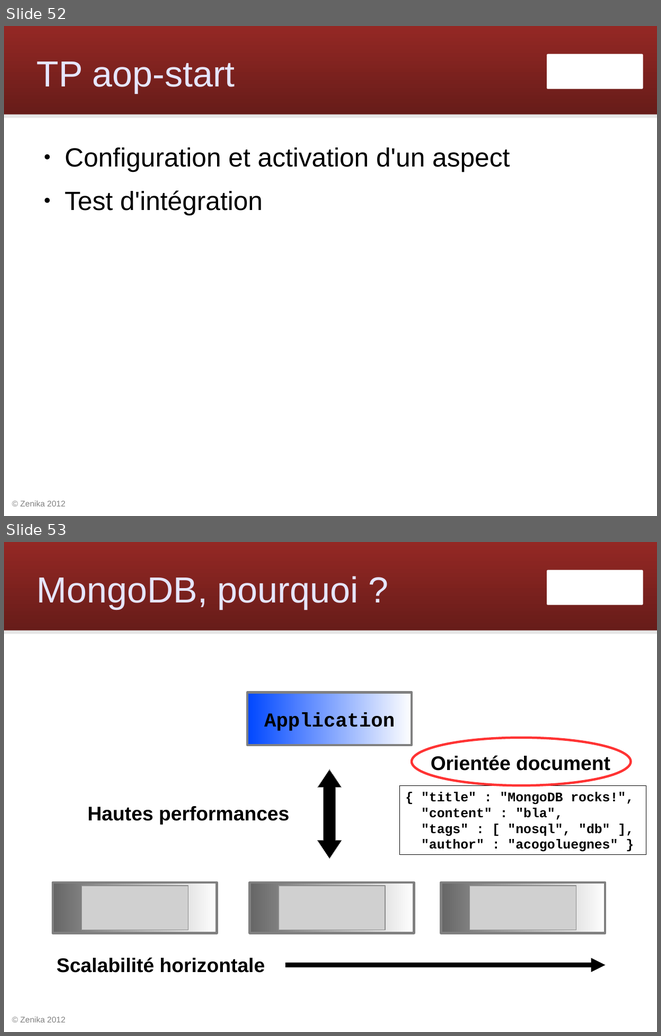
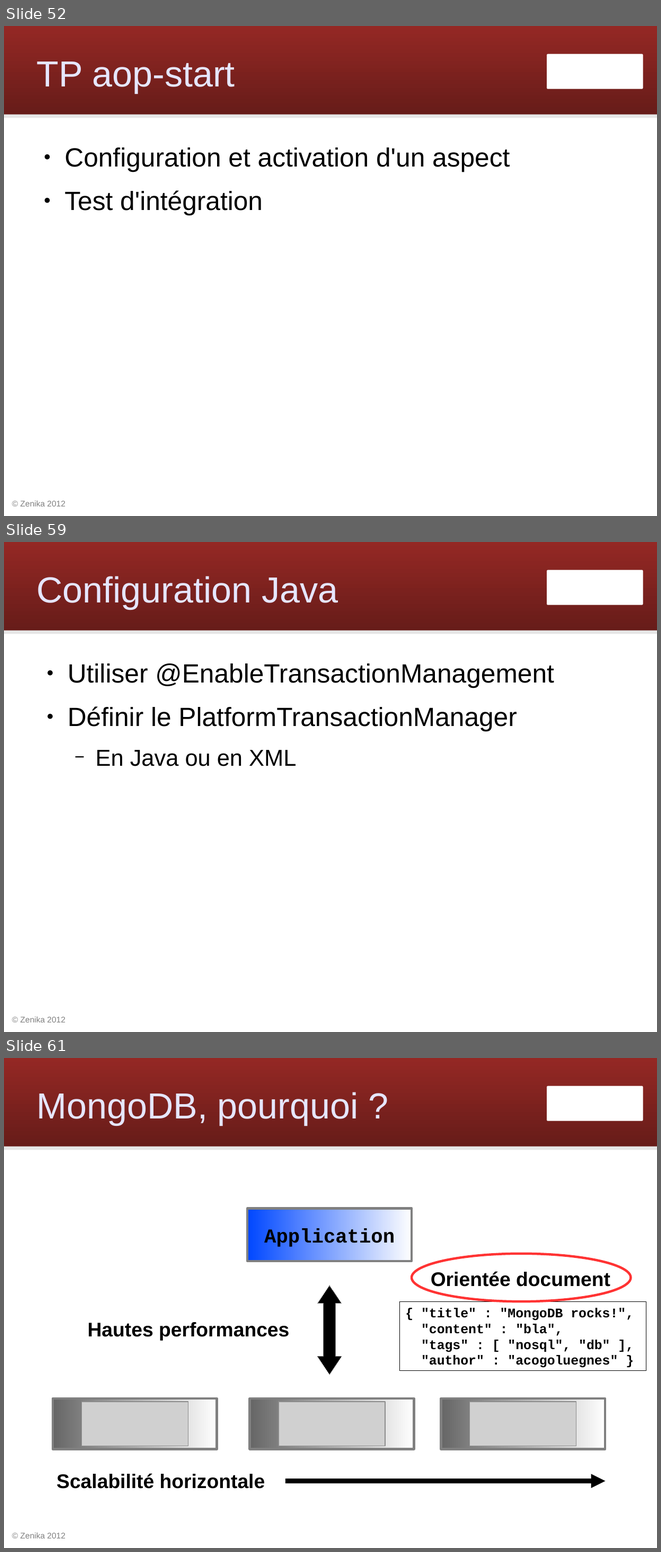
Before and after one commit to Zenika/workshop-spring-core, a slide deck: spring-workshop.odp. Shown one above the other, each under a label of ours: slides 52 and 53 before the commit, slides 52, 59 and 61 after it; the slides between them are not shown. The pictures are 661x1036 and 661x1552 pixels, drawn with LibreOffice and Linux fonts; fonts in the diff are those of the drawing; grey boxes stand for pictures; background and template pictures are left out. Boxes give left, top, right and bottom in pixels: in the first picture for what was removed or moved away, otherwise in the second. Text is boxed around its words. In the diff, an @@ line names an element or a change of style, - is before the commit and + after.

Commit message:
slides transaction

```diff
--- a/spring-workshop.odp
+++ b/spring-workshop.odp
@@ slide 59 added at bbox=[4, 542, 657, 1032], background #FFFFFF; not listed: 4 template elements that a slide beside it also shows @@
@@ title added at bbox=[37, 576, 338, 609], 44 pt, text #E6E6FF @@
+Configuration Java
@@ text added at bbox=[68, 663, 554, 766], 32 pt, text #000000 @@
+● Utiliser @EnableTransactionManagement
+● Définir le PlatformTransactionManager
+  − En Java ou en XML
@@ what was slide 53 is now slide 61 @@
```
Also in this commit, not shown: 7 other slides added.
